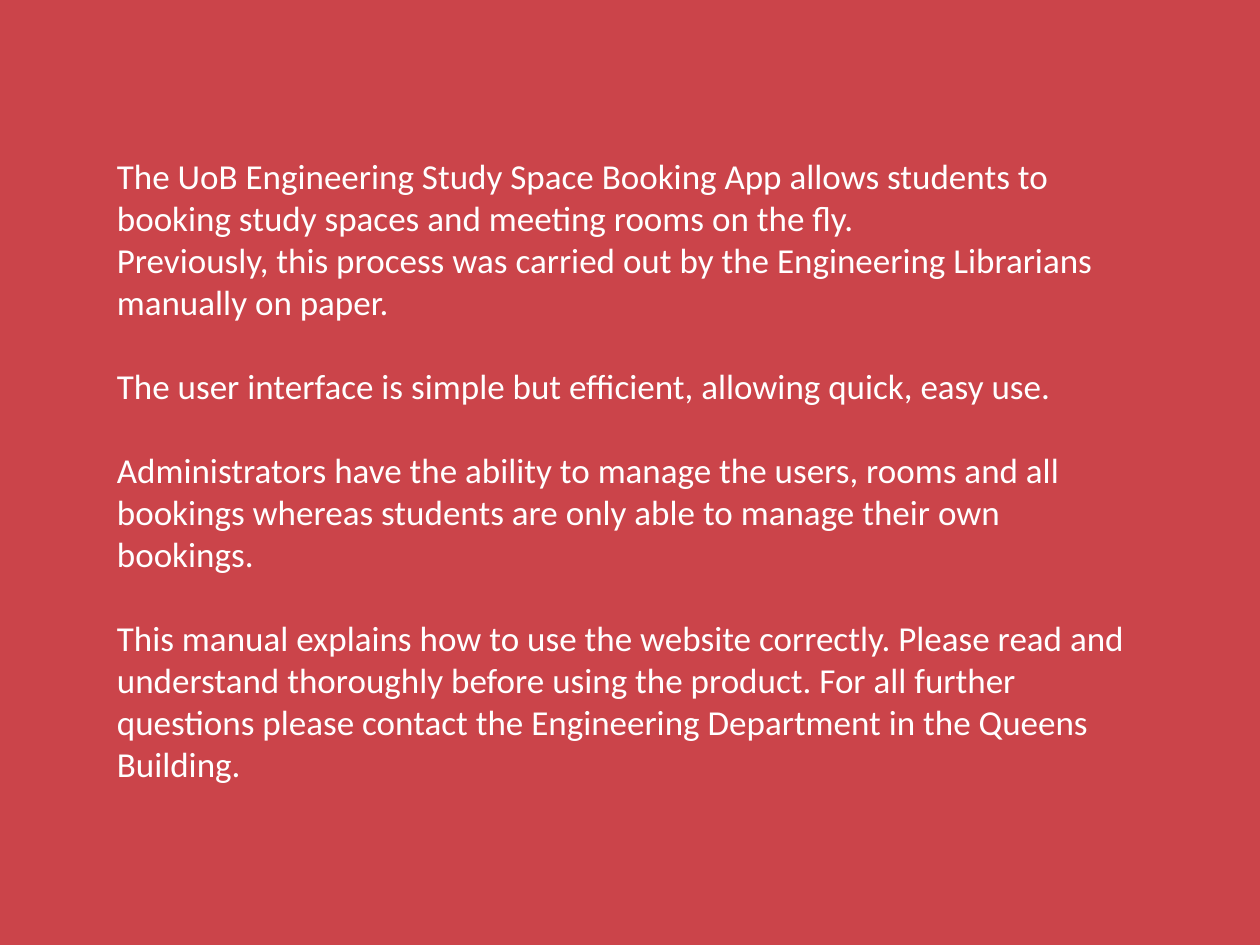
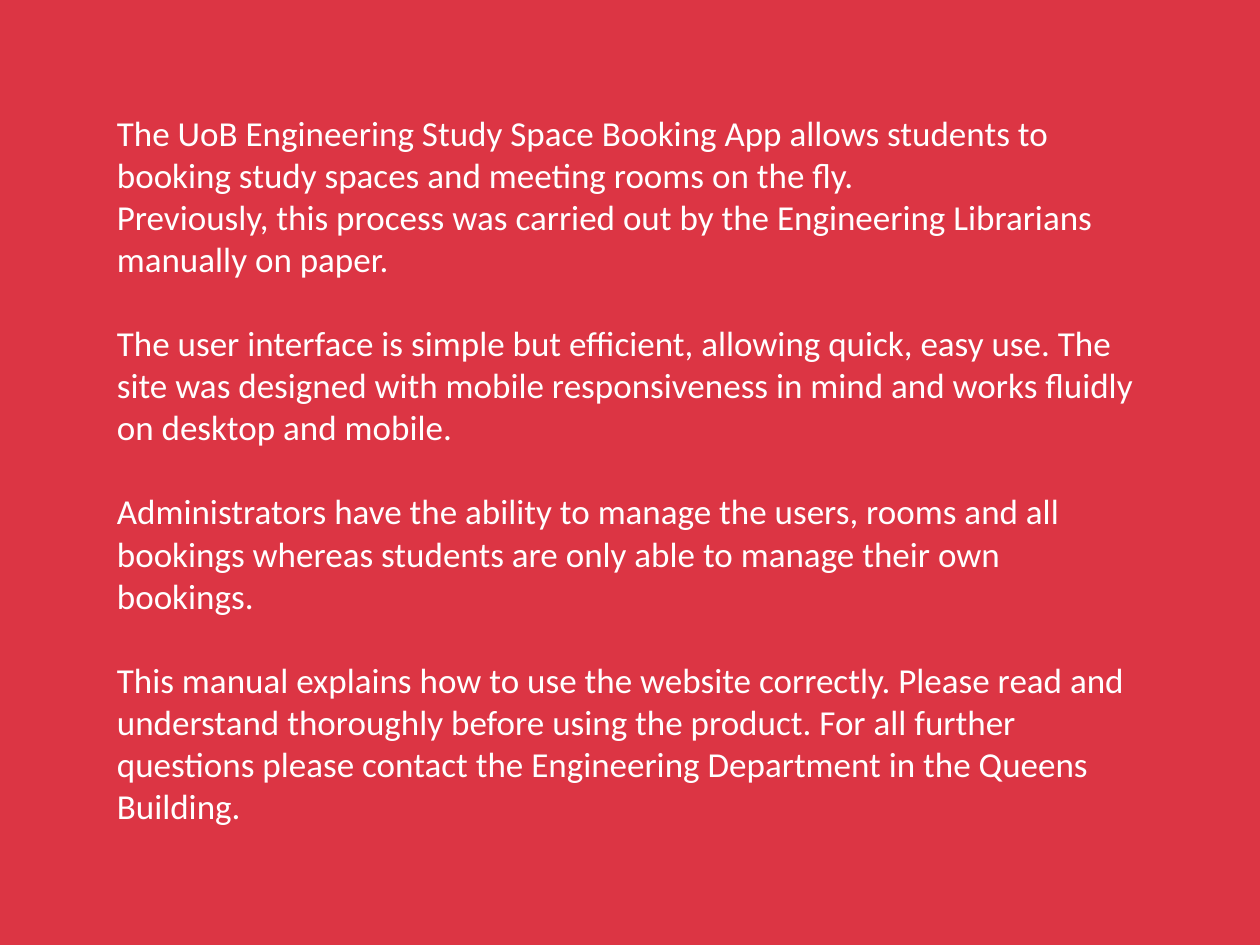
Before and after one commit to ah16165/University-Study-Space-Booking-App, a slide deck: slide 4 of Not_Main_Application/UserManual.pptx. Drawn at 1260x945 pixels with LibreOffice and Linux fonts; fonts in the diff are those of the drawing. Boxes give left, top, right and bottom in pixels: in the first picture for what was removed or moved away, otherwise in the second. Text is boxed around its words. In the diff, an @@ line names an element or a change of style, - is before the commit and + after.

Commit message:
More work on user manual

```diff
--- a/Not_Main_Application/UserManual.pptx
+++ b/Not_Main_Application/UserManual.pptx
@@ background #CB444A to #DC3544 @@
@@ text "The UoB Engineering Study Space ...": place and size @@
-text "The UoB Engineering Study Space ..." at [117,164,1124,783]
+text "The UoB Engineering Study Space ..." at [117,121,1132,825]
@@ text at [117,331,1132,446]: text changed @@
-The user interface is simple but efficient, allowing quick, easy use.
+The user interface is simple but efficient, allowing quick, easy use. The site was designed with mobile responsiveness in mind and works fluidly on desktop and mobile.
```
Also in this commit, not shown: 3 other slides changed, 30 slides added, 1 slide removed.
